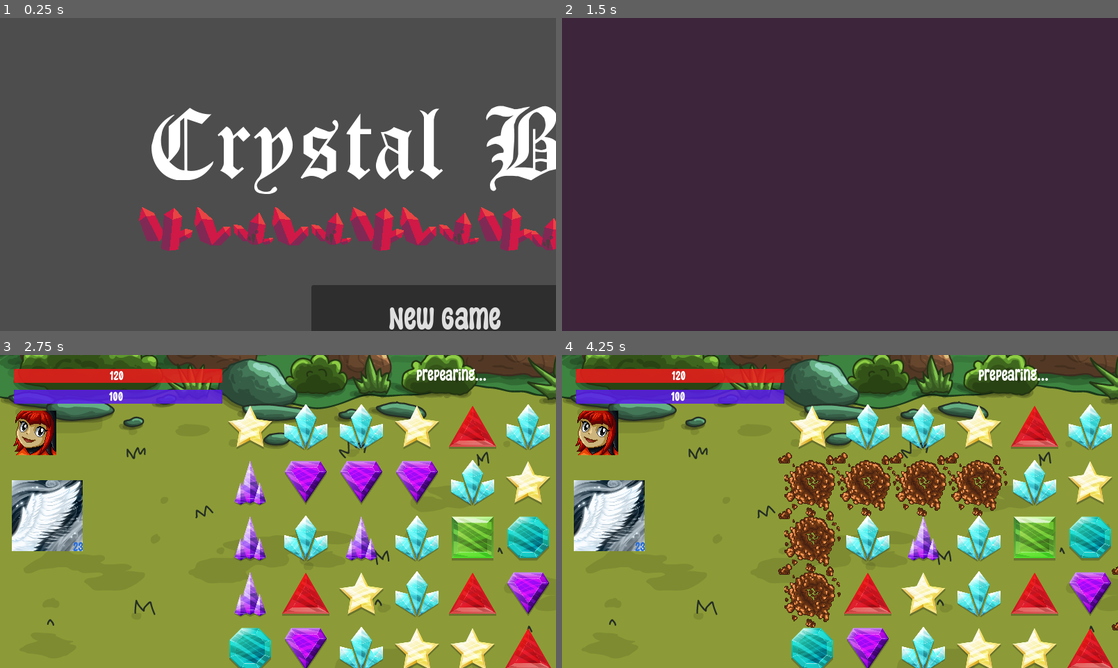
Above: before the commit, frames 1-4 (two rows, left to right).
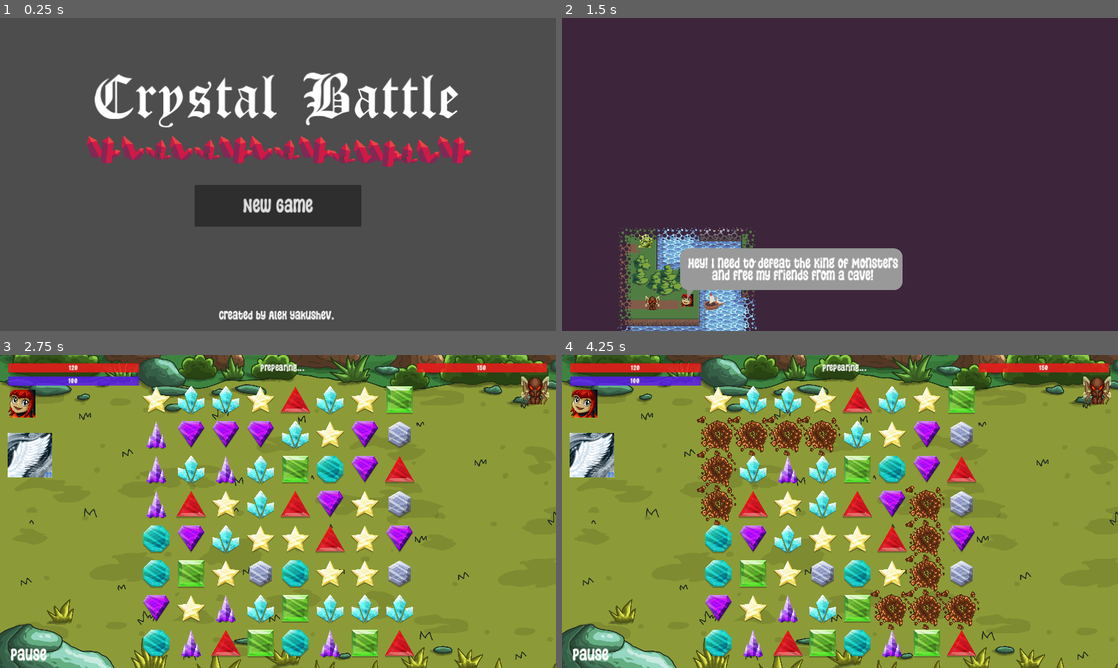
Above: after the commit, the same moments.

Repository: yakushev85/CrystalBattle
Game: Godot game, scene res://src/StartScreen.tscn
Same seed, same stepped clock (60 frames per second), same inputs: the game is played once before the commit and once after it. Sound files missing from this copy of the repository are replaced by a short silence.
Inputs (mouse positions are in pixels of both pictures, inside the frame that each line leads up to):
- Up to frame 1 (0.25 s): no input
- Up to frame 2 (1.5 s): click "New Game" at 0.5 s; move the mouse to (962, 158) at 1.27 s; click (962, 158) at 1.42 s
- Up to frame 3 (2.75 s): move the mouse to (166, 527) at 2.02 s; click (166, 527) at 2.17 s
- Up to frame 4 (4.25 s): move the mouse to (895, 442) at 2.77 s; click (895, 442) at 2.92 s; tap Enter at 3.5 s; move the mouse to (812, 574) at 3.52 s; click (812, 574) at 3.67 s

The runs differ from the first frame. In frame 1, 26% of the frame differs, in the area x 15-100%, y 17-100%; in frame 2, 10%; in frame 3, 52%; in frame 4, 56%, in the area x 0-100%, y 0-100%.

Commit message:
set window mode to canvas items

Diff:
--- a/project.godot
+++ b/project.godot
@@ -25,7 +25,7 @@
 
 window/size/viewport_width=1280
 window/size/viewport_height=720
-window/stretch/mode="2d"
+window/stretch/mode="canvas_items"
 
 [global]
 
